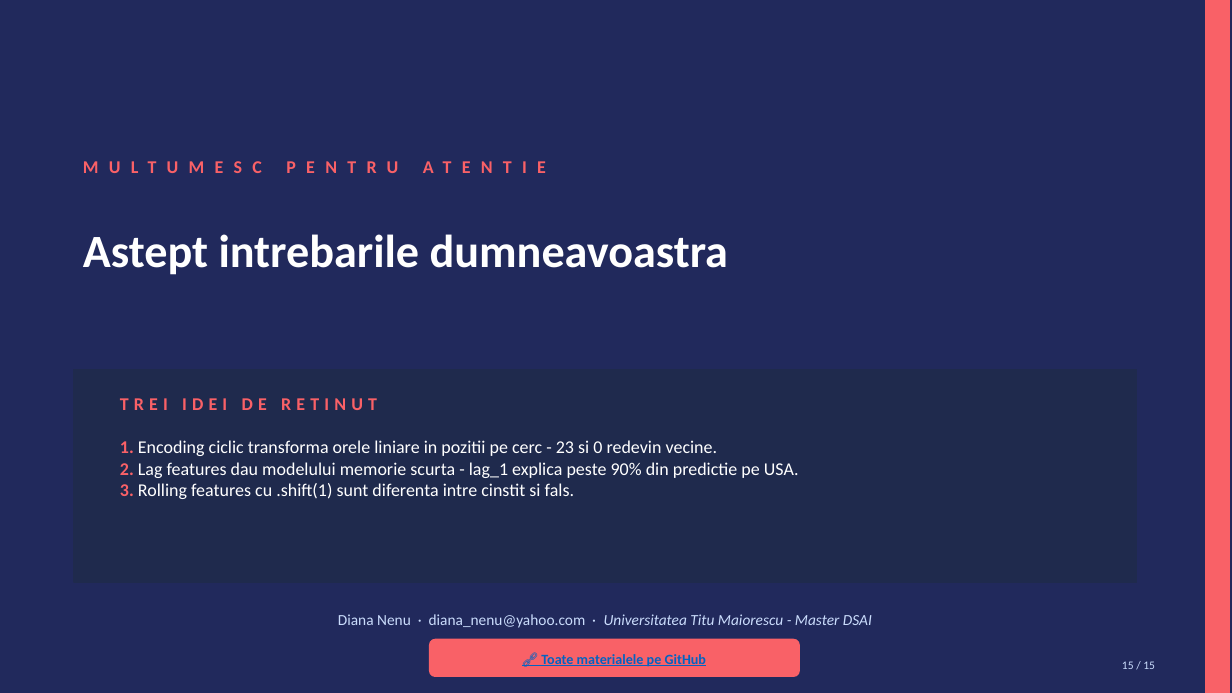
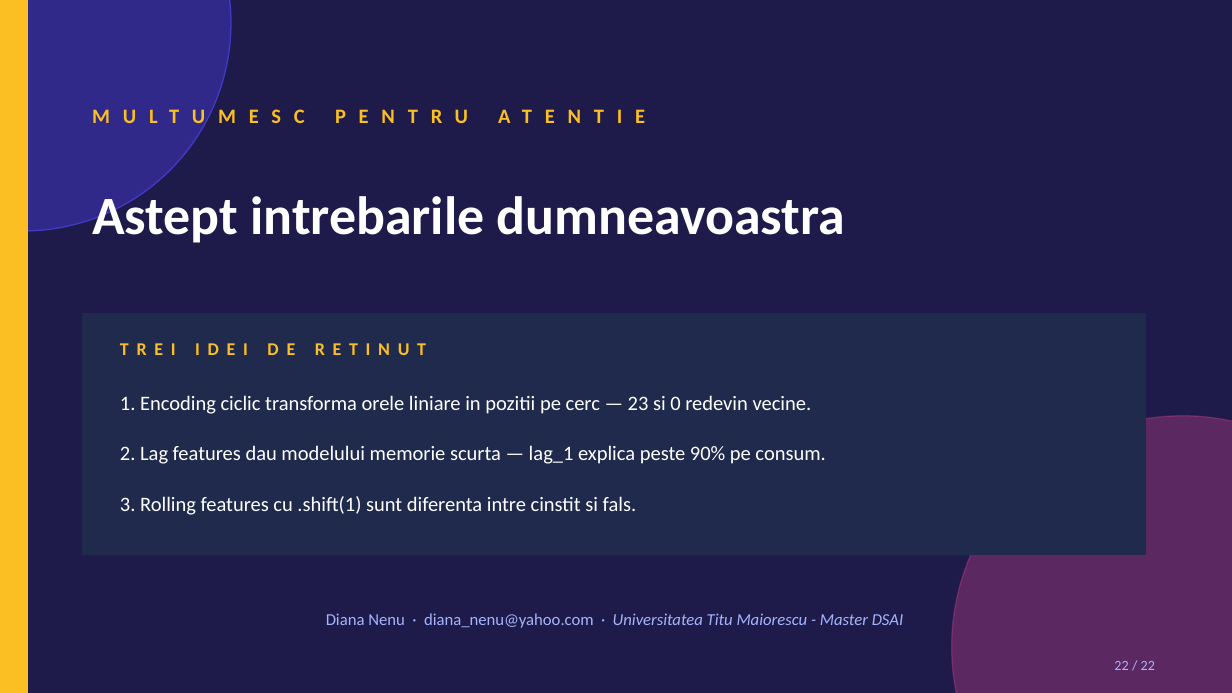
Before and after one commit to diana-nenu/Disertatie_AI_Platform, a slide deck: slide 22 of docs/SCSS/SCSS_FeatureEngineering_Diana_Nenu.pptx (slide 15 before the commit). Drawn at 1232x693 pixels with LibreOffice and Linux fonts; fonts in the diff are those of the drawing. Boxes give left, top, right and bottom in pixels: in the first picture for what was removed or moved away, otherwise in the second. Text is boxed around its words. In the diff, an @@ line names an element or a change of style, - is before the commit and + after.

Commit message:
SCSS pptx V2: rebuild complet - tema Modern Indigo, 22 slide-uri, animatii click
Refactorizare totala a prezentarii conform feedback-ului:

Structura noua (22 slide-uri vs 15):
* slide 1: titlu modern cu forme decorative
* slide 2: context lucrare cu 3 cifre evidentiate
* slide 3-5: cate un slide dedicat fiecarui set de date, cu 3 carduri
  per slide (Ce contine / La ce ne ajuta / Cum contribuie la scopul final)
  - explica concret semantica fiecarui set
* slide 6: diagrama lant Cerere -> Pret -> Oferta (de ce 3 seturi)
* slide 7: Problema 1 - datele brute (timestamp, valoare) sunt inutilizabile
* slide 8: Problema 2 - 4 pattern-uri ascunse (sezonalitate orara, ciclu
  saptamanal, autoregresivitate, trend/volatilitate)
* slide 9: Problema 3 - capcanele subtile (discontinuitati, data leakage)
* slide 10: cele 3 tehnici - overview
* slide 11-13: Tehnica 1 (Encoding ciclic) - 3 slide-uri (problema, sin/cos
  basics, solutia cerc orelor)
* slide 14-15: Tehnica 2 (Lag features) - autoregresivitate teorie + aplicare
* slide 16-17: Tehnica 3 (Rolling) - introducere + capcana shift(1)
* slide 18: cele 3 tehnici impreuna - sinergie
* slide 19: validare empirica - tabel 7 modele
* slide 20-21: concluzii pe 2 slide-uri
* slide 22: multumesc + 3 idei de retinut

Schimbari de design (cf. feedback):
* Tema noua 'Modern Indigo & Pink' (indigo 950/700/500/300 + pink 500 +
  amber accent) - inlocuieste vechea paleta Ocean Gradient
* Fonturi cu 25-30% mai mari peste tot (titluri 36pt, body 14-17pt vs 11-13)
* Hyperlinks/butoane 'Demonstreaza live' SCOASE complet (cf. cerere)
* Animatii fade-in pe click pentru blocurile principale - apar pe rand
  cand utilizatorul apasa Enter in modul Slideshow (max 8 per slide)
* Tranzitii FADE pastrate intre slide-uri
* GIF-urile animate (cerc ore, AR phi, shift1) pastrate

Toate cele 22 slide-uri rulate cu nbclient OK.

```diff
--- a/docs/SCSS/SCSS_FeatureEngineering_Diana_Nenu.pptx
+++ b/docs/SCSS/SCSS_FeatureEngineering_Diana_Nenu.pptx
@@ background #21295C to #1E1B4B @@
@@ ellipse added at [0,0,231,231], fill #4338CA at 50% opacity, outline #4338CA 1 pt @@
@@ rectangle added at [0,0,28,693], fill #FBBF24, outline #FBBF24 1 pt @@
@@ rectangle removed at [1206,0,1229,693] @@
@@ text "MULTUMESC PENTRU ATENTIE": place and size @@
-text "MULTUMESC PENTRU ATENTIE" at [74,139,1137,194]
+text "MULTUMESC PENTRU ATENTIE" at [83,92,1146,139]
@@ text "MULTUMESC PENTRU ATENTIE" at [83,92,1146,139]: size 14 to 16 pt, text colour #F96167 to #FBBF24, letter spacing 8 to 10 pt @@
@@ text "Astept intrebarile dumneavoastra": place and size @@
-text "Astept intrebarile dumneavoastra" at [83,234,728,275]
+text "Astept intrebarile dumneavoastra" at [92,189,845,243]
@@ text "Astept intrebarile dumneavoastra" at [92,189,845,243]: size 36 to 42 pt @@
@@ rectangle: place and size @@
-rectangle at [74,370,1137,582]
+rectangle at [83,314,1146,555]
@@ text added at [111,328,1128,370], 14 pt, text #FBBF24, bold @@
+TREI IDEI DE RETINUT
@@ text added at [120,395,812,414], 16 pt, text #FFFFFF @@
+1. Encoding ciclic transforma orele liniare in pozitii pe cerc — 23 si 0 redevin vecine.
@@ ellipse added at [952,416,1232,693], fill #EC4899 at 30% opacity, outline #EC4899 1 pt @@
@@ text "2. Lag features dau modelului ..." at [120,445,825,464]: vertical alignment top to middle @@
@@ text at [120,445,825,464]: text changed; size 14 to 16 pt @@
-TREI IDEI DE RETINUT
-1. Encoding ciclic transforma orele liniare in pozitii pe cerc - 23 si 0 redevin vecine.
-2. Lag features dau modelului memorie scurta - lag_1 explica peste 90% din predictie pe USA.
-3. Rolling features cu .shift(1) sunt diferenta intre cinstit si fals.
+2. Lag features dau modelului memorie scurta — lag_1 explica peste 90% pe consum.
@@ text added at [120,496,637,515], 16 pt, text #FFFFFF @@
+3. Rolling features cu .shift(1) sunt diferenta intre cinstit si fals.
@@ text "Diana Nenu · diana_nenu@yahoo.com · ...": place and size @@
-text "Diana Nenu · diana_nenu@yahoo.com · ..." at [338,614,872,628]
+text "Diana Nenu · diana_nenu@yahoo.com · ..." at [326,613,904,628]
@@ text "Diana Nenu · diana_nenu@yahoo.com · ..." at [326,613,904,628]: size 12 to 13 pt, text colour #CADCFC to #A5B4FC @@
@@ rounded rectangle removed at [430,640,799,677] @@
@@ text removed at [541,654,706,667] @@
-🔗 Toate materialele pe GitHub
@@ text at [1114,661,1155,670]: text changed; size 9 to 11 pt; text colour #CADCFC to #A5B4FC @@
-15 / 15
+22 / 22
```
Also in this commit, not shown: 5 other slides changed, 16 slides added, 9 slides removed.
